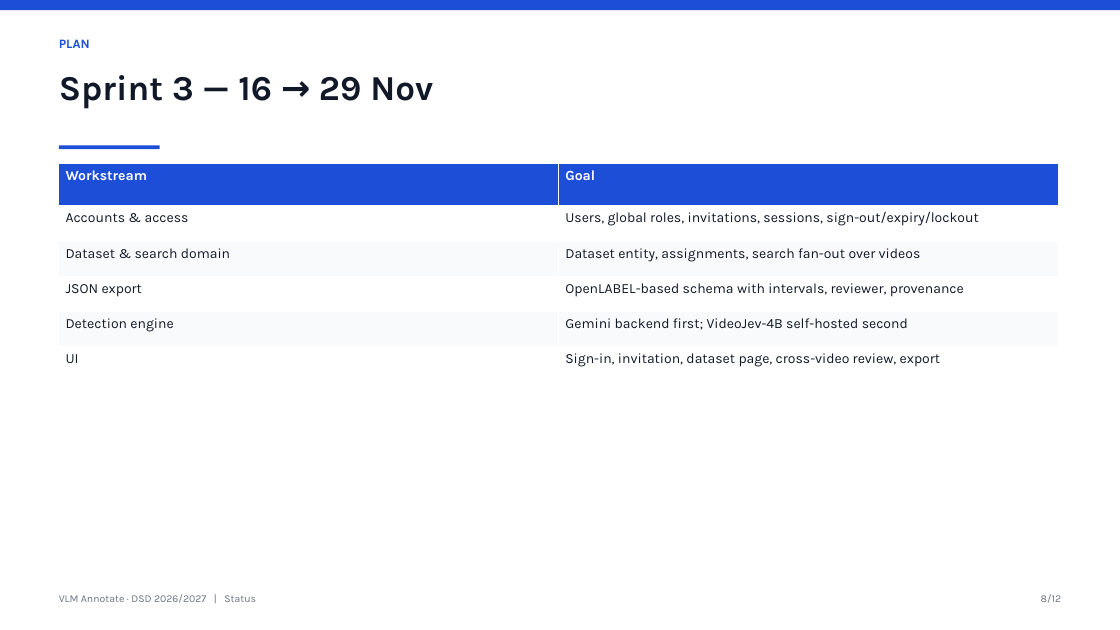
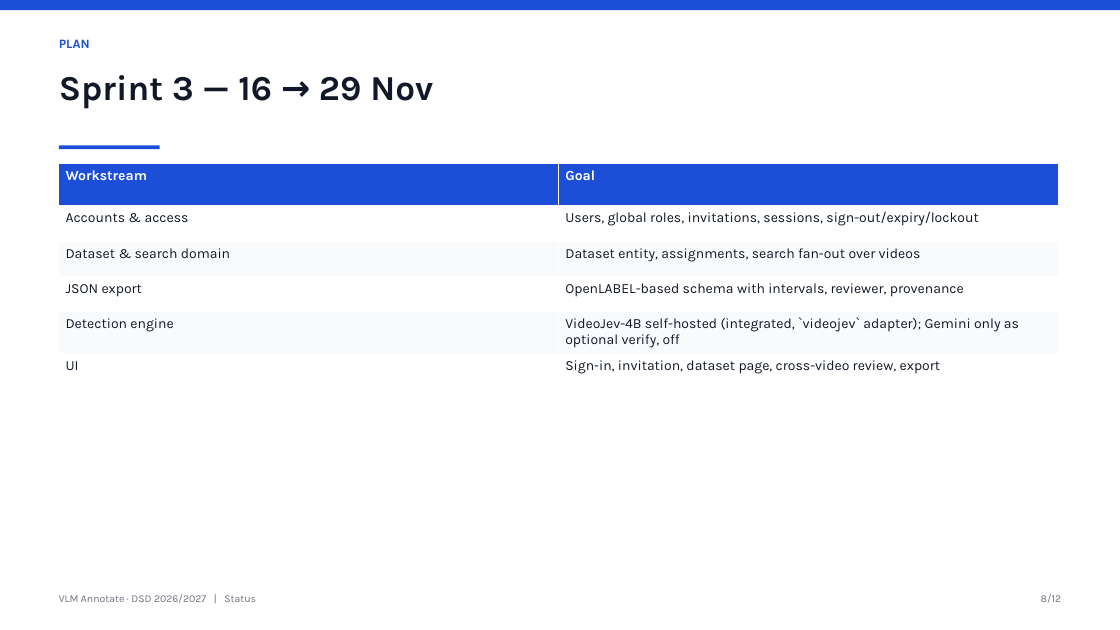
Before and after one commit to aslsumen/DSD---VLM-Annotate, a slide deck: slide 8 of presentations/03-status.pptx. Drawn at 1120x630 pixels with LibreOffice and Linux fonts; fonts in the diff are those of the drawing. Boxes give left, top, right and bottom in pixels: in the first picture for what was removed or moved away, otherwise in the second. Text is boxed around its words. In the diff, an @@ line names an element or a change of style, - is before the commit and + after.

Commit message:
docs: add min_event_score 0.5 Charades validation results, fix processing-time ratio, regenerate status deck
The earlier '1.3x video duration' was inverted: 22.6 s per ~30 s video is about 0.75x the duration.
Scan + refine (what the product adapter runs) is 0.66x at the new default.

```diff
--- a/presentations/03-status.pptx
+++ b/presentations/03-status.pptx
@@ table at [59, 164, 1059, 382] @@
-row 5, column 2: Gemini backend first; VideoJev-4B self-hosted second
+row 5, column 2: VideoJev-4B self-hosted (integrated, `videojev` adapter); Gemini only as optional verify, off
```
Also in this commit, not shown: 7 other slides changed, 12 other files.
